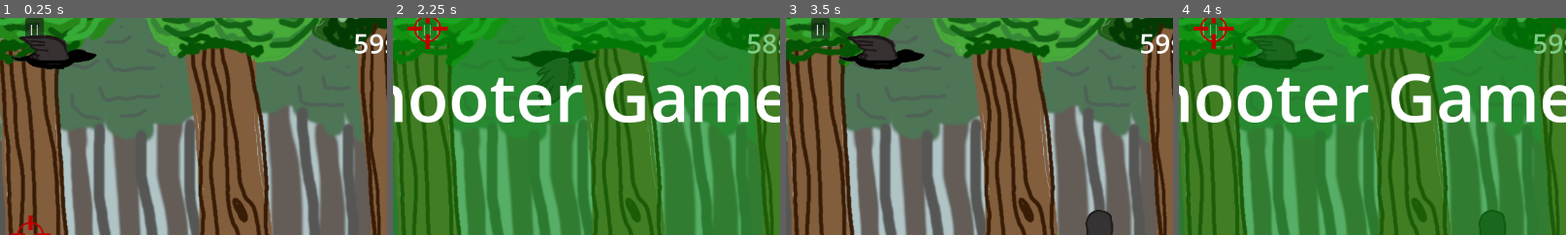
Above: before the commit, frames 1-4 (left to right).
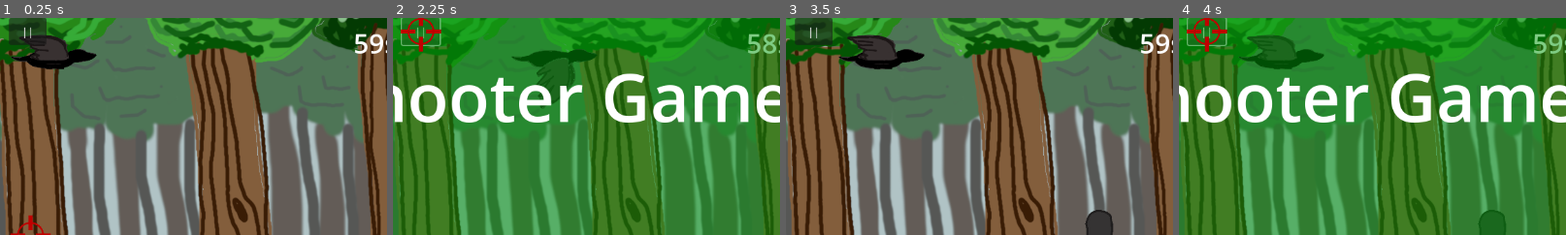
Above: after the commit, the same moments.

Repository: rolandbeni/Szakdolgozat
Game: Godot game, scene res://bg/field.tscn
Same seed, same stepped clock (60 frames per second), same inputs: the game is played once before the commit and once after it.
Inputs:
- Up to frame 1 (0.25 s): no input
- Up to frame 2 (2.25 s): click "||" at 0.5 s; click "Unpause" at 1.25 s; click "||" at 2 s
- Up to frame 3 (3.5 s): click "Restart" at 2.75 s
- Up to frame 4 (4 s): click "||" at 3.5 s
The pictures show only the part of the screen within x 46-96%, y 0-50%; the shares and areas given below are measured in that part.

The runs differ from the first frame. In frame 1, 0.6% of the frame differs, in the area x 2-13%, y 0-13%; in frame 2, 1.0%, in the area x 2-15%, y 0-16%; in frame 3, 0.8%; in frame 4, 1.0%.

Commit message:
Fixing bugs

Diff:
--- a/Gui/menu.gd
+++ b/Gui/menu.gd
@@ -4,14 +4,13 @@
 var score=0
 var best_score=0
 func _on_pause_pressed():
-
 	show()
 	get_tree().set_pause(true)
 
 func _on_unpause_pressed():
-	if game.get_time()>1:
-		hide()
-		get_tree().set_pause(false)
+		if game.get_time()>2:
+			hide()
+			get_tree().set_pause(false)
 
 func _on_restart_pressed():
 	get_tree().set_pause(false)
--- a/bg/crosshair.gd
+++ b/bg/crosshair.gd
@@ -2,5 +2,4 @@
 
 
 func _process(delta):
-
 	set_position(get_global_mouse_position())
--- a/bg/field.tscn
+++ b/bg/field.tscn
@@ -103,9 +103,9 @@
 script = ExtResource("7_fr6ii")
 
 [node name="pause" type="Button" parent="."]
-offset_left = 568.0
-offset_right = 596.0
-offset_bottom = 31.0
+offset_left = 544.0
+offset_right = 600.0
+offset_bottom = 40.0
 text = "||"
 
 [node name="Control" parent="." instance=ExtResource("8_p0o8x")]
@@ -117,7 +117,6 @@
 texture = ExtResource("10_q13ye")
 script = ExtResource("11_g4hjw")
 
-[connection signal="endgame" from="game_manager" to="Control" method="_on_game_manager_endgame"]
 [connection signal="pressed" from="pause" to="game_manager" method="_on_button_pressed"]
 [connection signal="pressed" from="pause" to="pause" method="_on_pressed"]
 [connection signal="pressed" from="pause" to="Control" method="_on_pause_pressed"]
--- a/game_manager/game_manager.gd
+++ b/game_manager/game_manager.gd
@@ -5,7 +5,7 @@
 var game_time=60
 var score=0
 var best_score=0
-signal endgame
+
 
 
 func _ready():
@@ -21,9 +21,9 @@
 			best_score=score
 			#var data = {"score": best_score }
 			#save.save(data)
-		emit_signal("endgame")
+		game_time=60
 		get_tree().set_pause(true)
-		game_time=1
+
 
 func get_time():
 	return int(game_time)
--- a/game_manager/game_manager.tscn
+++ b/game_manager/game_manager.tscn
@@ -5,5 +5,3 @@
 [node name="Node" type="Node"]
 process_mode = 1
 script = ExtResource("1_xwbag")
-
-[connection signal="endgame" from="." to="." method="_on_endgame"]
